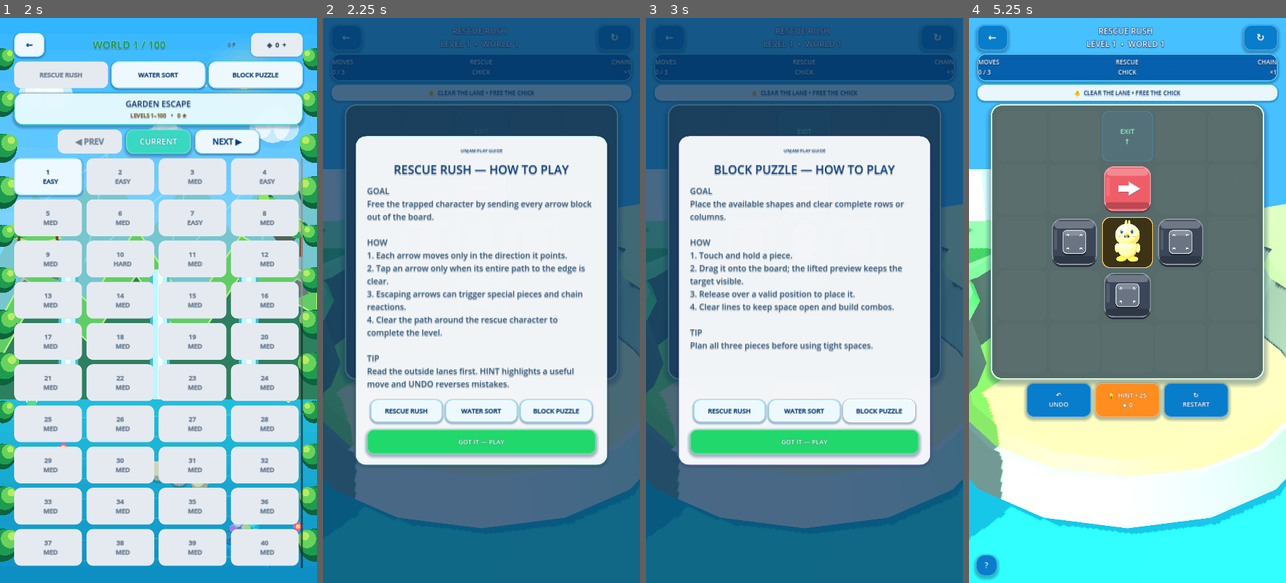
Above: before the commit, frames 1-4 (left to right).
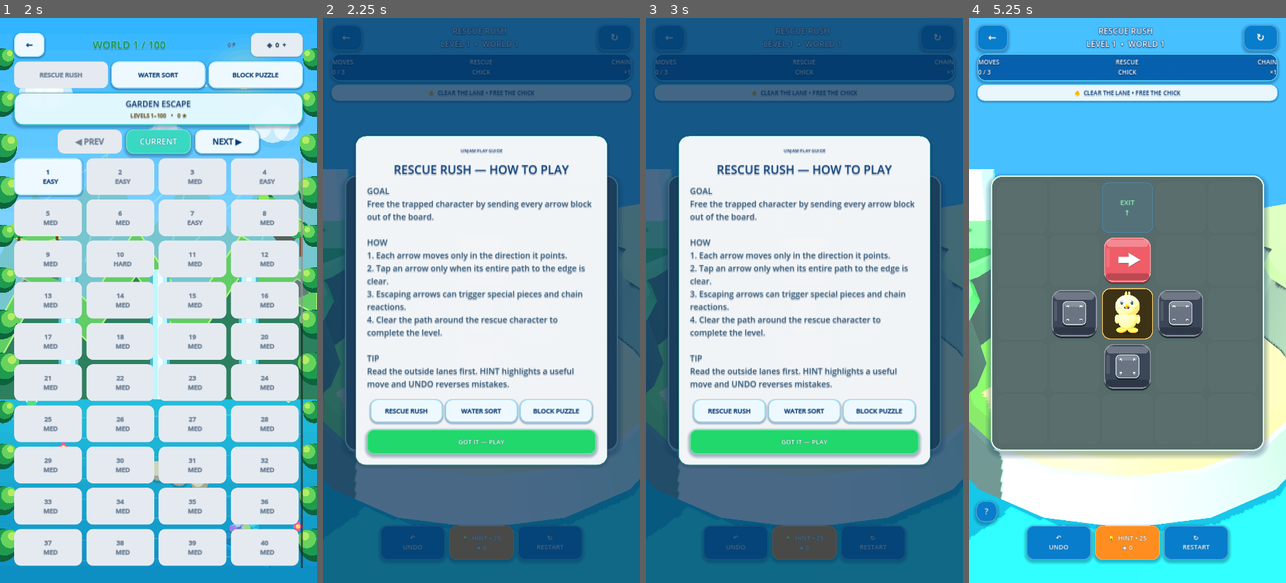
Above: after the commit, the same moments.

Repository: eghosa001/unjam
Game: Godot game, scene res://scenes/Main.tscn
Two runs of this game, one before a commit and one after it. Both use one fixed random seed, a clock stepped at 60 frames per second and the inputs below.
Inputs:
- Up to frame 1 (2 s): click "▶ PLAY" at 0.5 s; click "PLAY ›" at 1.25 s
- Up to frame 2 (2.25 s): click "1 EASY" at 2 s
- Up to frame 3 (3 s): click "↻ RESTART" at 2.75 s
- Up to frame 4 (5.25 s): click "↻ RESTART" at 3.5 s; click "↻ RESTART" at 4.25 s; click "GOT IT — PLAY" at 5 s

Frame 1 is identical in both runs. In frame 2, 9.6% of the frame differs, in the area x 6-94%, y 15-96%; in frame 3, 16%; in frame 4, 37%, in the area x 1-95%, y 15-100%.

Commit message:
Fix tall-screen gameplay spacing

Diff:
--- a/scripts/game/rescue_rush_casual.gd
+++ b/scripts/game/rescue_rush_casual.gd
@@ -97,7 +97,7 @@
 
 	var holder := CenterContainer.new()
 	holder.name = "GameplayBoardHolder"
-	holder.size_flags_vertical = Control.SIZE_SHRINK_BEGIN
+	holder.size_flags_vertical = Control.SIZE_EXPAND_FILL
 	root.add_child(holder)
 	board_panel = PanelContainer.new()
 	# Warm stone frame with pale rim reads more like a toy diorama than a dark app panel.
